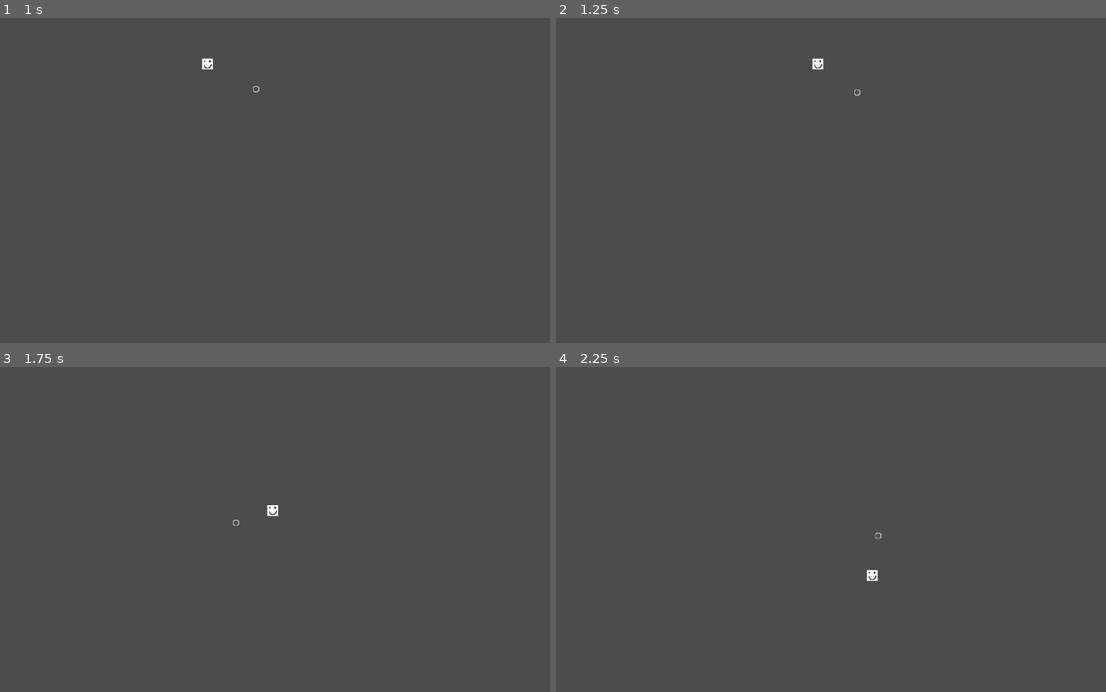
Above: before the commit, frames 1-4 (two rows, left to right).
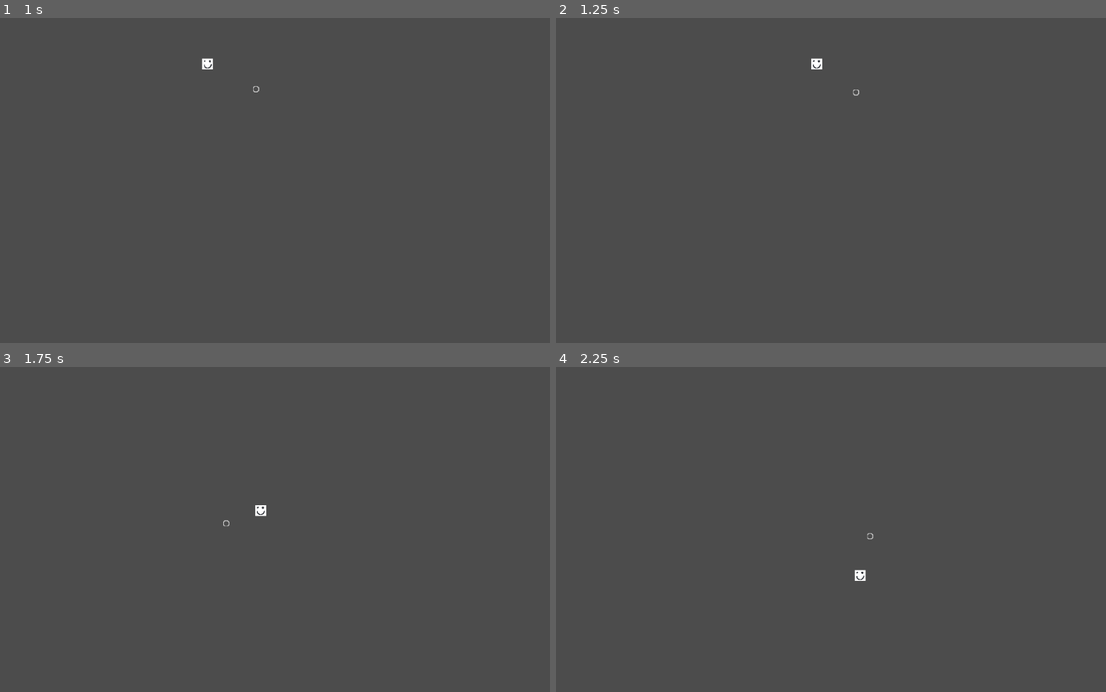
Above: after the commit, the same moments.

Repository: ottomated/codeday-2019
Game: Godot game, scene res://Board.tscn
Two runs of this game, one before a commit and one after it. Both use one fixed random seed, a clock stepped at 60 frames per second and the inputs below.
Inputs (mouse positions are in pixels of both pictures, inside the frame that each line leads up to):
- Up to frame 1 (1 s): tap Enter at 0.5 s; move the mouse to (401, 164) at 0.52 s; hold Right (ui_right) from 0.53 s (still down); click (401, 164) at 0.67 s
- Up to frame 2 (1.25 s): keep holding Right (ui_right)
- Up to frame 3 (1.75 s): move the mouse to (165, 545) at 1.27 s; release Right (ui_right) at 1.28 s; hold Down (ui_down) from 1.28 s (still down)
- Up to frame 4 (2.25 s): move the mouse to (891, 458) at 2.02 s; release Down (ui_down) at 2.03 s; hold Right (ui_right) from 2.03 s (still down)

Frame 1 is identical in both runs. In frame 2, less than 0.1% of the frame differs, in the area x 46-56%, y 12-24%; in frame 3, 0.1%; in frame 4, 0.2%, in the area x 54-60%, y 50-66%.

Commit message:
collides with walls

Diff:
--- a/Board.tscn
+++ b/Board.tscn
@@ -1,7 +1,16 @@
-[gd_scene load_steps=2 format=2]
+[gd_scene load_steps=3 format=2]
 
 [ext_resource path="res://Player.tscn" type="PackedScene" id=1]
+
+[sub_resource type="RectangleShape2D" id=1]
+extents = Vector2( 10, 150 )
 
 [node name="Board" type="Node2D"]
 
 [node name="Player" parent="." instance=ExtResource( 1 )]
+
+[node name="StaticBody2D" type="StaticBody2D" parent="."]
+position = Vector2( 500, 200 )
+
+[node name="CollisionShape2D" type="CollisionShape2D" parent="StaticBody2D"]
+shape = SubResource( 1 )
--- a/scripts/Player.gd
+++ b/scripts/Player.gd
@@ -38,7 +38,7 @@
 	if Input.is_action_pressed("ui_up"):
 		velocity.y -= 1
 	velocity = velocity.normalized() * speed
-	position += velocity * delta
+	move_and_collide(velocity*delta, true)
 	position.x = clamp(position.x, 0, screen_size.x)
 	position.y = clamp(position.y, 0, screen_size.y)
 	if(time_to_dash == dash_cooldown):
